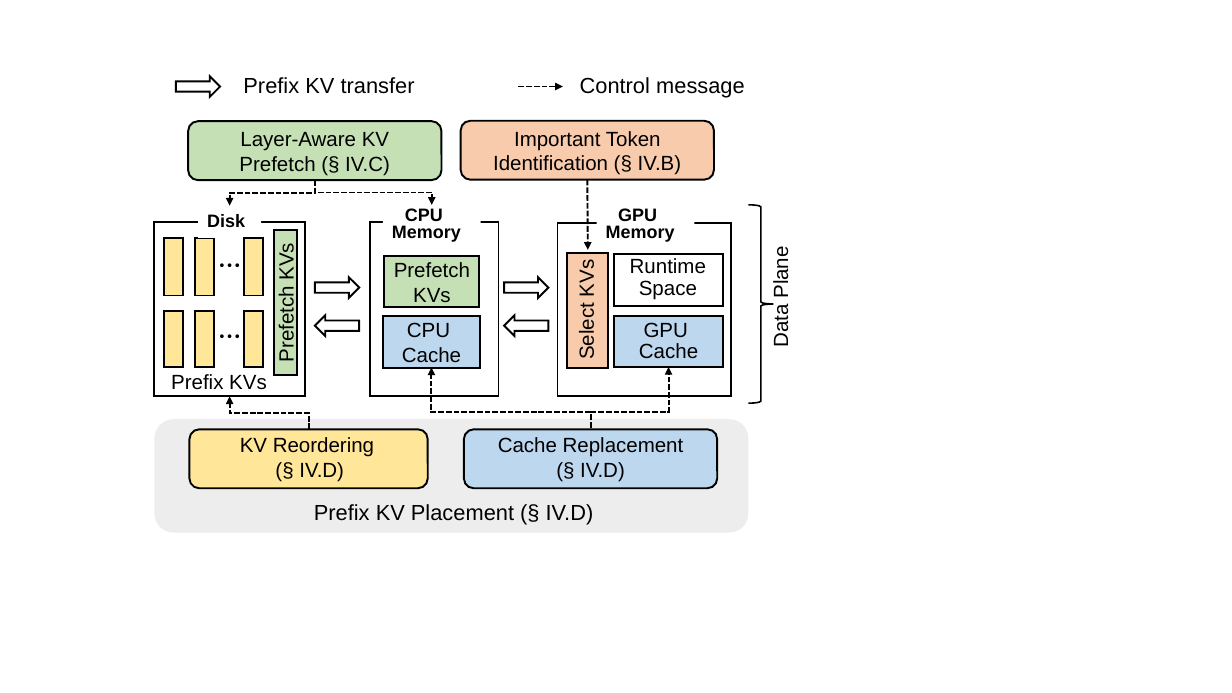
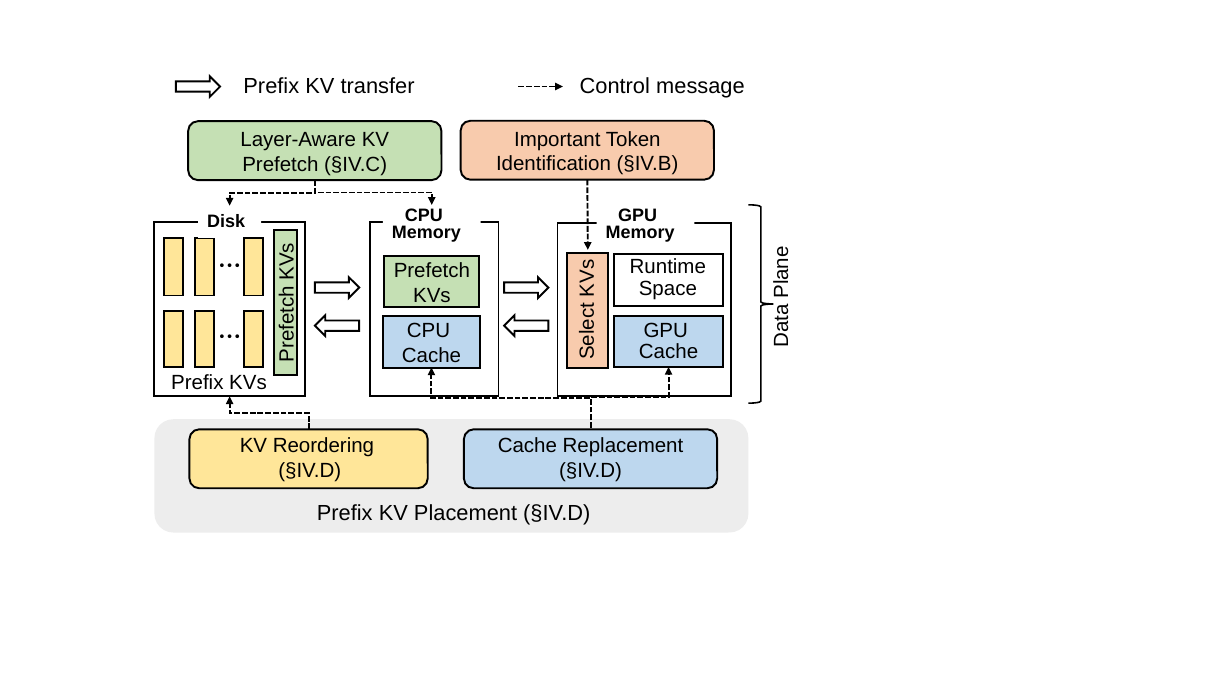
Before and after one commit to eastZed/SPEC-paper, a slide deck: slide 1 of fig/overview.pptx. Drawn at 1232x693 pixels with LibreOffice and Linux fonts; fonts in the diff are those of the drawing. Boxes give left, top, right and bottom in pixels: in the first picture for what was removed or moved away, otherwise in the second. Text is boxed around its words. In the diff, an @@ line names an element or a change of style, - is before the commit and + after.

```diff
--- a/fig/overview.pptx
+++ b/fig/overview.pptx
@@ text in rounded rectangle at bbox=[240, 132, 389, 176]: spaces changed @@
-Layer-Aware KV Prefetch (§ IV.C)
+Layer-Aware KV Prefetch (§IV.C)
@@ text in rounded rectangle at bbox=[496, 131, 679, 175]: spaces changed @@
-Important Token Identification (§ IV.B)
+Important Token Identification (§IV.B)
@@ elbow arrow (591, 428) - (432, 368): route changed @@
@@ elbow arrow (591, 428) - (669, 367): route changed @@
@@ text at bbox=[278, 462, 341, 482]: spaces changed @@
-(§ IV.D)
+(§IV.D)
@@ text at bbox=[559, 462, 622, 482]: spaces changed @@
-(§ IV.D)
+(§IV.D)
@@ text at bbox=[317, 504, 590, 525]: spaces changed @@
-Prefix KV Placement (§ IV.D)
+Prefix KV Placement (§IV.D)
```
Also in this commit, not shown: 3 other files.
